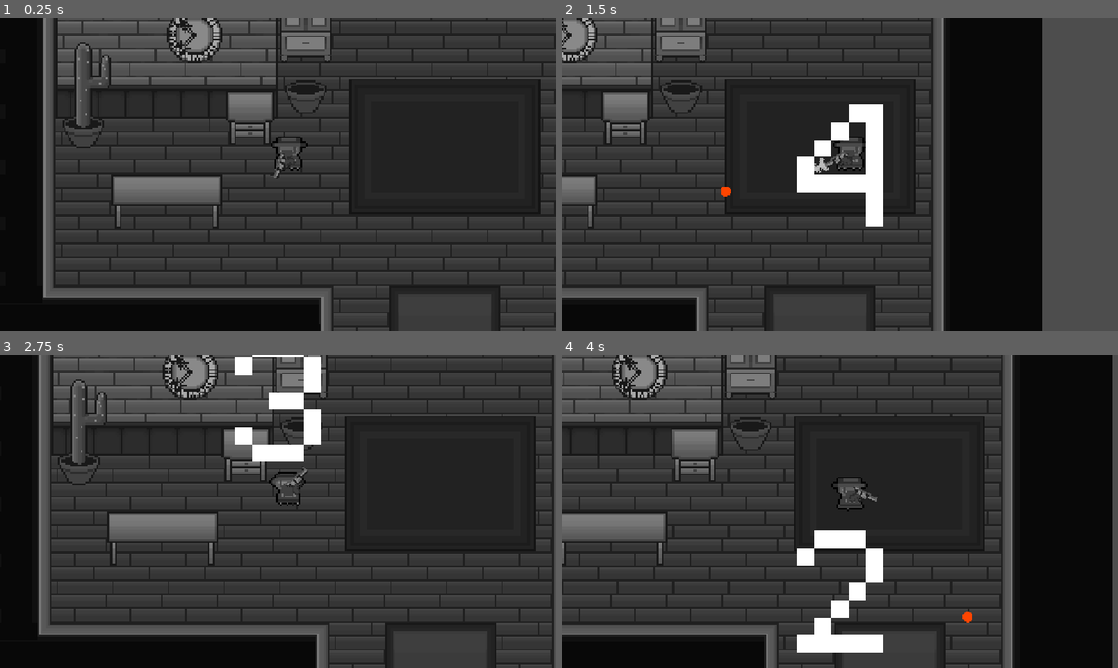
Above: before the commit, frames 1-4 (two rows, left to right).
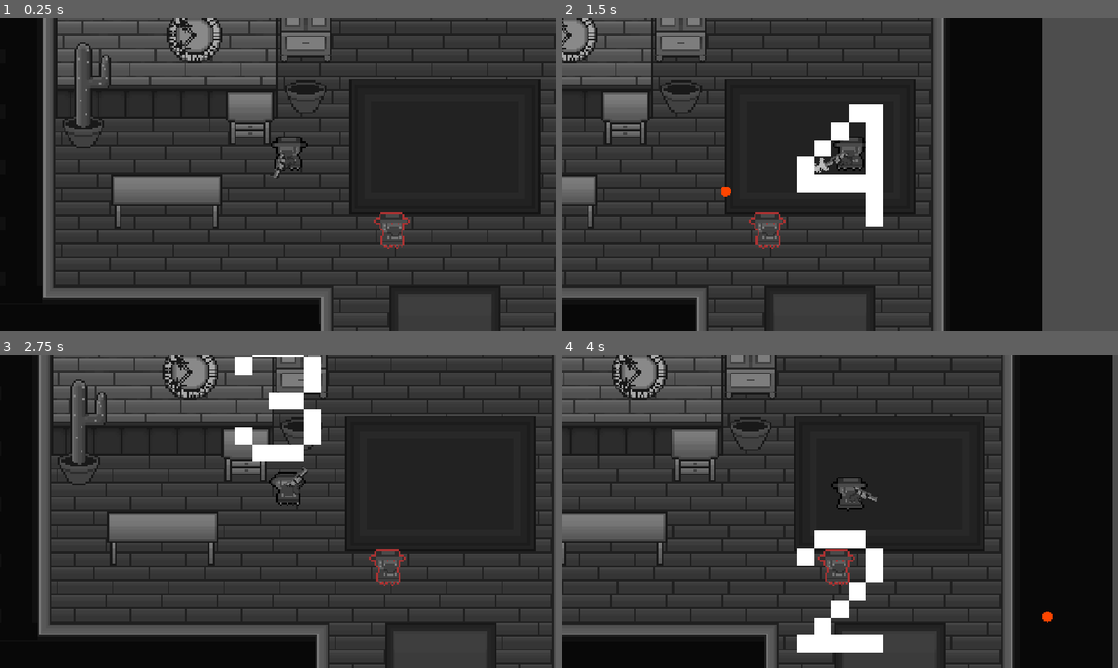
Above: after the commit, the same moments.

Repository: jpsalim21/GMTK_2026_2
Game: Godot game, scene res://BaseGame/scenes/scene1.tscn
Same seed, same stepped clock (60 frames per second), same inputs: the game is played once before the commit and once after it.
Inputs (mouse positions are in pixels of both pictures, inside the frame that each line leads up to):
- Up to frame 1 (0.25 s): no input
- Up to frame 2 (1.5 s): tap Enter (ui_accept) at 0.5, 0.77 s; move the mouse to (962, 158) at 0.52 s; hold Right (ui_right) 0.53-1.25 s; click (962, 158) at 0.6 s; drag from (728, 190) to (812, 237) at 1.27 s
- Up to frame 3 (2.75 s): tap Enter (ui_accept) at 2 s; move the mouse to (333, 442) at 2.02 s; hold Left (ui_left) from 2.03 s (still down); click (333, 442) at 2.1 s
- Up to frame 4 (4 s): release Left (ui_left) at 2.75 s; drag from (812, 574) to (673, 464) at 2.77 s; move the mouse to (1006, 558) at 3.52 s; hold Right (ui_right) from 3.53 s (still down); click (1006, 558) at 3.6 s; tap Enter (ui_accept) at 3.77 s

The runs differ from the first frame. In frame 1, 0.3% of the frame differs, in the area x 67-74%, y 62-74%; in frame 2, 0.3%; in frame 3, 0.3%; in frame 4, 0.4%, in the area x 46-89%, y 62-86%.

Commit message:
Create simple enemy

Diff:
--- /dev/null
+++ b/BaseGame/scenes/Enemy.gd
@@ -0,0 +1,18 @@
+extends Area2D
+@onready var sprite: AnimatedSprite2D = $AnimatedSprite2D
+
+@export var alpha_zero_color : Color
+
+func _ready() -> void:
+	area_entered.connect(area_entered_func)
+
+func area_entered_func(area : Area2D):
+	die()
+
+func die():
+	sprite.play("Die")
+	await sprite.animation_finished
+	var tween = create_tween()
+	tween.tween_property(sprite, "self_modulate", alpha_zero_color, 0.2)
+	await tween.finished
+	queue_free()
--- a/BaseGame/scenes/Objects/Projetil.tscn
+++ b/BaseGame/scenes/Objects/Projetil.tscn
@@ -7,7 +7,7 @@
 
 [node name="Area2D" type="Area2D" unique_id=962626050]
 collision_layer = 4
-collision_mask = 18
+collision_mask = 2
 script = ExtResource("1_0x1j3")
 speed = 500.0
 
--- /dev/null
+++ b/BaseGame/scenes/inimigo.tscn
@@ -0,0 +1,78 @@
+[gd_scene format=3 uid="uid://01avvg7wa23e"]
+
+[ext_resource type="Script" uid="uid://by8w2c6xw6k16" path="res://BaseGame/scenes/Enemy.gd" id="1_bmbmc"]
+[ext_resource type="Texture2D" uid="uid://dsh2efj6kf521" path="res://BaseGame/assets/sprites/Inimigo.png" id="2_xubu6"]
+
+[sub_resource type="RectangleShape2D" id="RectangleShape2D_capps"]
+
+[sub_resource type="RectangleShape2D" id="RectangleShape2D_bmbmc"]
+size = Vector2(18, 8)
+
+[sub_resource type="AtlasTexture" id="AtlasTexture_malho"]
+atlas = ExtResource("2_xubu6")
+region = Rect2(0, 0, 32, 32)
+
+[sub_resource type="AtlasTexture" id="AtlasTexture_62eq7"]
+atlas = ExtResource("2_xubu6")
+region = Rect2(32, 0, 32, 32)
+
+[sub_resource type="AtlasTexture" id="AtlasTexture_sphi3"]
+atlas = ExtResource("2_xubu6")
+region = Rect2(64, 0, 32, 32)
+
+[sub_resource type="AtlasTexture" id="AtlasTexture_bhxmx"]
+atlas = ExtResource("2_xubu6")
+region = Rect2(96, 0, 32, 32)
+
+[sub_resource type="AtlasTexture" id="AtlasTexture_sf01r"]
+atlas = ExtResource("2_xubu6")
+region = Rect2(0, 0, 32, 32)
+
+[sub_resource type="SpriteFrames" id="SpriteFrames_capps"]
+animations = [{
+"frames": [{
+"duration": 1.0,
+"texture": SubResource("AtlasTexture_malho")
+}, {
+"duration": 1.0,
+"texture": SubResource("AtlasTexture_62eq7")
+}, {
+"duration": 1.0,
+"texture": SubResource("AtlasTexture_sphi3")
+}, {
+"duration": 1.0,
+"texture": SubResource("AtlasTexture_bhxmx")
+}],
+"loop": 0,
+"name": &"Die",
+"speed": 12.0
+}, {
+"frames": [{
+"duration": 1.0,
+"texture": SubResource("AtlasTexture_sf01r")
+}],
+"loop": 1,
+"name": &"default",
+"speed": 5.0
+}]
+
+[node name="Inimigo" type="Area2D" unique_id=595647341]
+collision_layer = 2
+collision_mask = 4
+script = ExtResource("1_bmbmc")
+alpha_zero_color = Color(1, 1, 1, 0)
+
+[node name="CollisionShape2D" type="CollisionShape2D" parent="." unique_id=605402970]
+shape = SubResource("RectangleShape2D_capps")
+
+[node name="StaticBody2D" type="StaticBody2D" parent="." unique_id=1687218961]
+collision_layer = 16
+collision_mask = 31
+
+[node name="CollisionShape2D" type="CollisionShape2D" parent="StaticBody2D" unique_id=1019096168]
+position = Vector2(0, 7)
+shape = SubResource("RectangleShape2D_bmbmc")
+
+[node name="AnimatedSprite2D" type="AnimatedSprite2D" parent="." unique_id=1228941039]
+sprite_frames = SubResource("SpriteFrames_capps")
+autoplay = "default"
--- a/BaseGame/scenes/scene1.tscn
+++ b/BaseGame/scenes/scene1.tscn
@@ -3,6 +3,7 @@
 [ext_resource type="PackedScene" uid="uid://j1t1nwjj4sd1" path="res://BaseGame/scenes/player.tscn" id="1_fksp1"]
 [ext_resource type="PackedScene" uid="uid://e2txrp1c11im" path="res://BaseGame/scenes/Interface/CountDown_Interface.tscn" id="3_bjq8p"]
 [ext_resource type="Texture2D" uid="uid://csbwar16qjm7" path="res://BaseGame/assets/sprites/Tilemap.png" id="3_uerhd"]
+[ext_resource type="PackedScene" uid="uid://01avvg7wa23e" path="res://BaseGame/scenes/inimigo.tscn" id="4_eo0cp"]
 
 [sub_resource type="TileSetAtlasSource" id="TileSetAtlasSource_cjtjg"]
 texture = ExtResource("3_uerhd")
@@ -172,3 +173,6 @@
 tile_set = SubResource("TileSet_0p131")
 
 [node name="CanvasLayer" parent="." unique_id=874731779 instance=ExtResource("3_bjq8p")]
+
+[node name="Inimigo" parent="." unique_id=595647341 instance=ExtResource("4_eo0cp")]
+position = Vector2(66, 32)
Binary file added: BaseGame/assets/sprites/Inimigo.aseprite
Binary file added: BaseGame/assets/sprites/Inimigo.png
Not shown, added: BaseGame/assets/sprites/Inimigo.png.import
Not shown, added: BaseGame/scenes/Enemy.gd.uid
